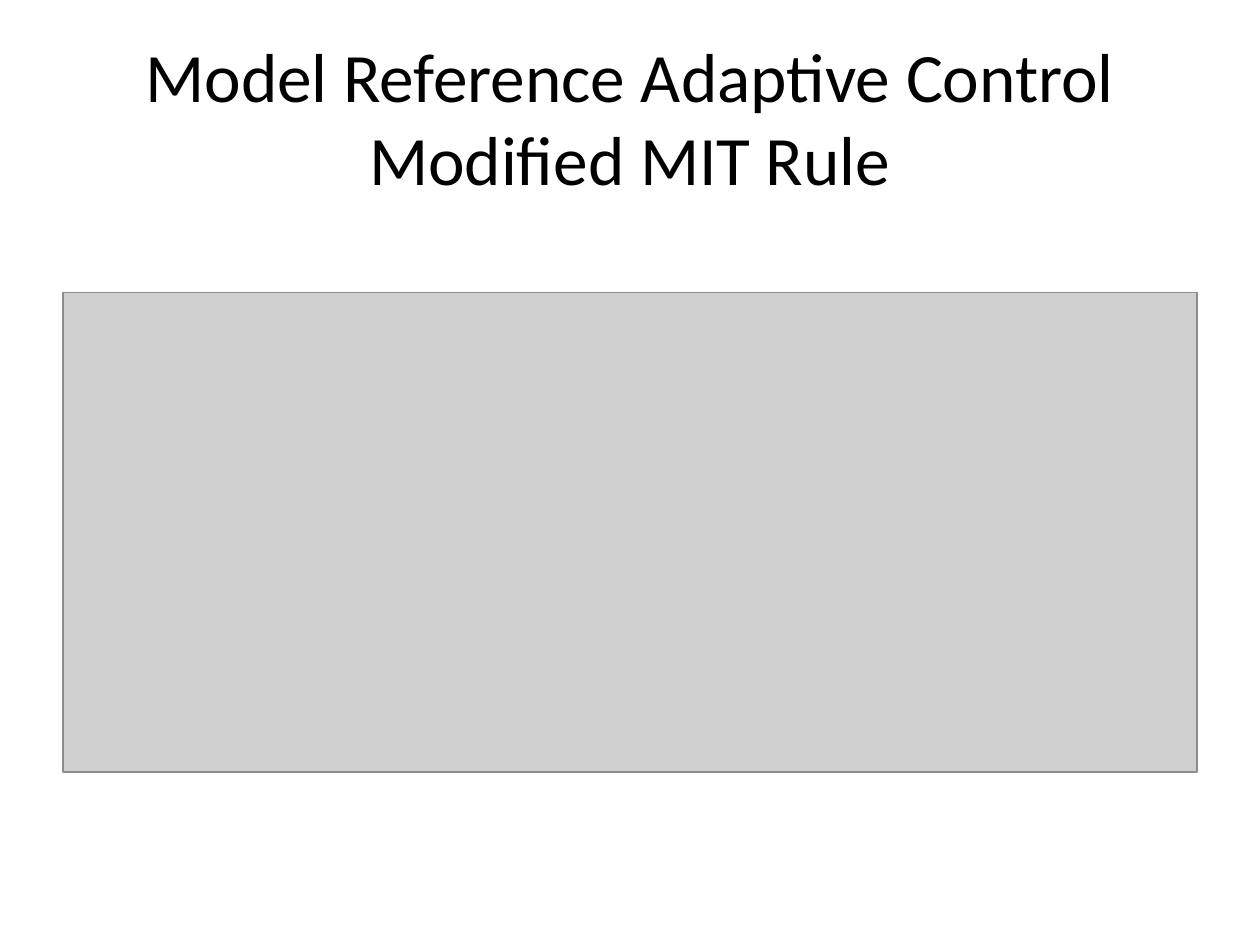
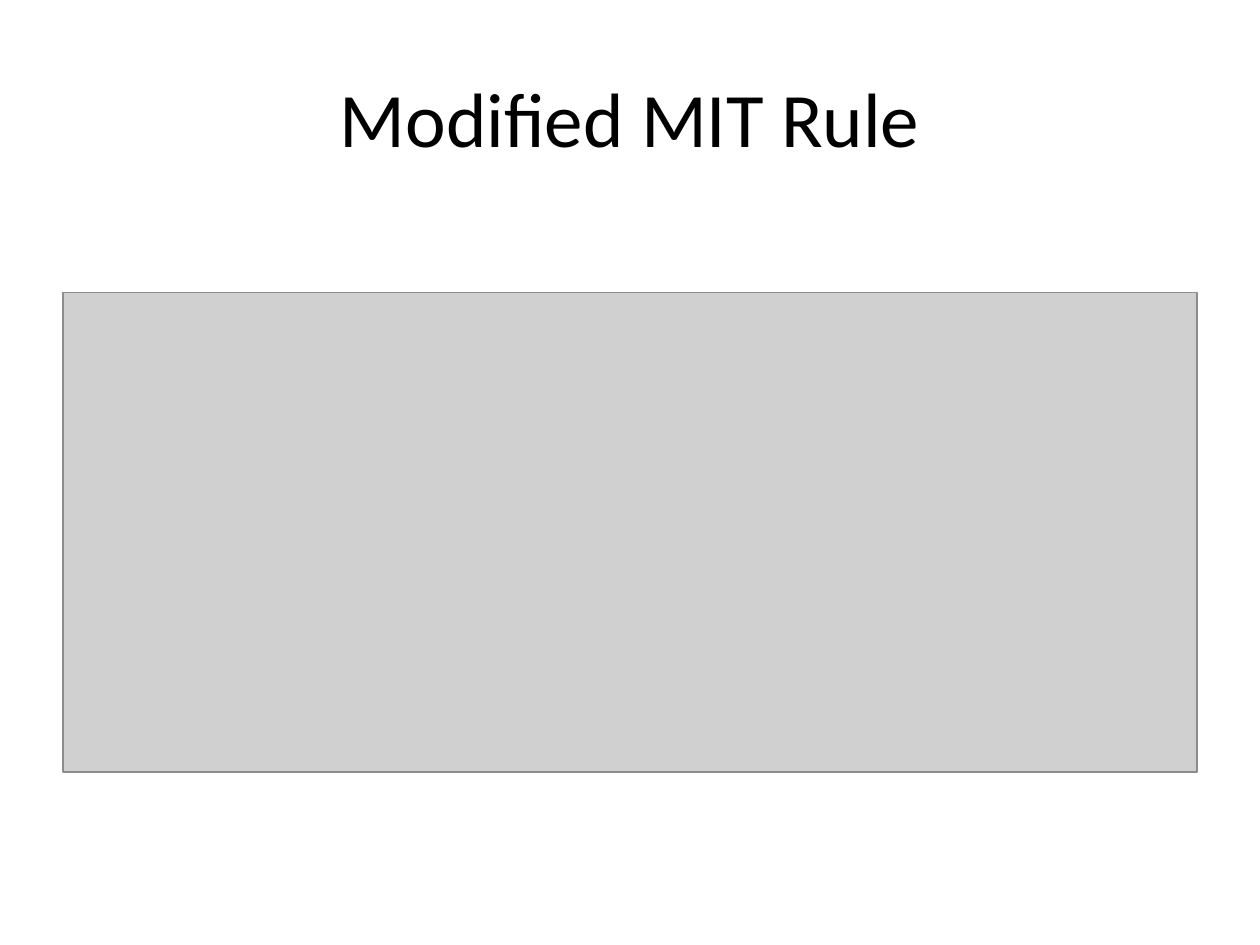
Before and after one commit to auralius/up_temperature_control_device, a slide deck: slide 5 of Activities/Presentations/Lab 5.pptx. Drawn at 1260x945 pixels with LibreOffice and Linux fonts; fonts in the diff are those of the drawing; grey boxes stand for pictures. Boxes give left, top, right and bottom in pixels: in the first picture for what was removed or moved away, otherwise in the second. Text is boxed around its words. In the diff, an @@ line names an element or a change of style, - is before the commit and + after.

```diff
--- a/Activities/Presentations/Lab 5.pptx
+++ b/Activities/Presentations/Lab 5.pptx
@@ title at (340, 93, 919, 148): text changed; size 39.6 to 44 pt @@
-Model Reference Adaptive Control
-Modified MIT Rule
+Modified MIT Rule
```
Also in this commit, not shown: 3 other slides changed, 2 slides added, 2 slides removed, 4 other files.
